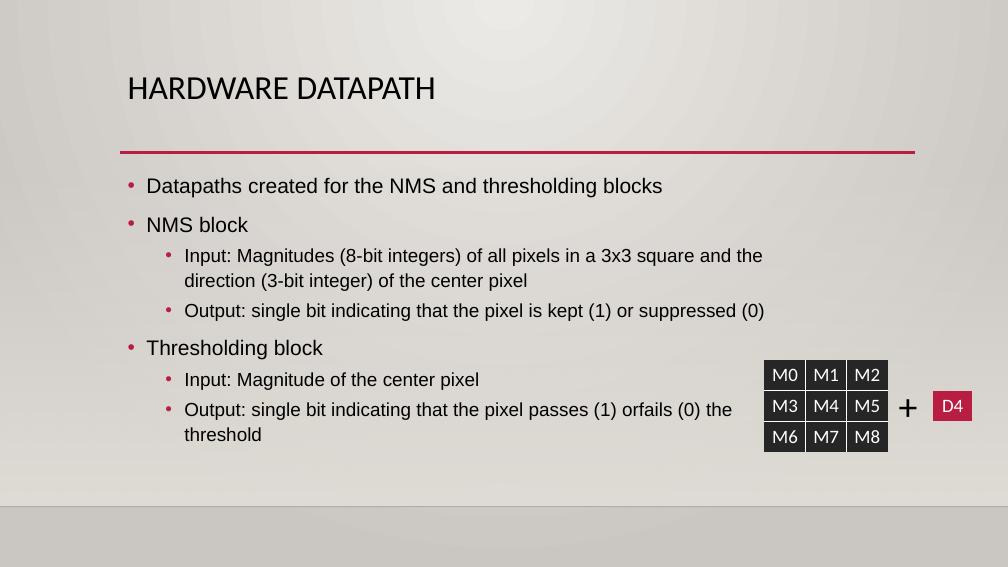
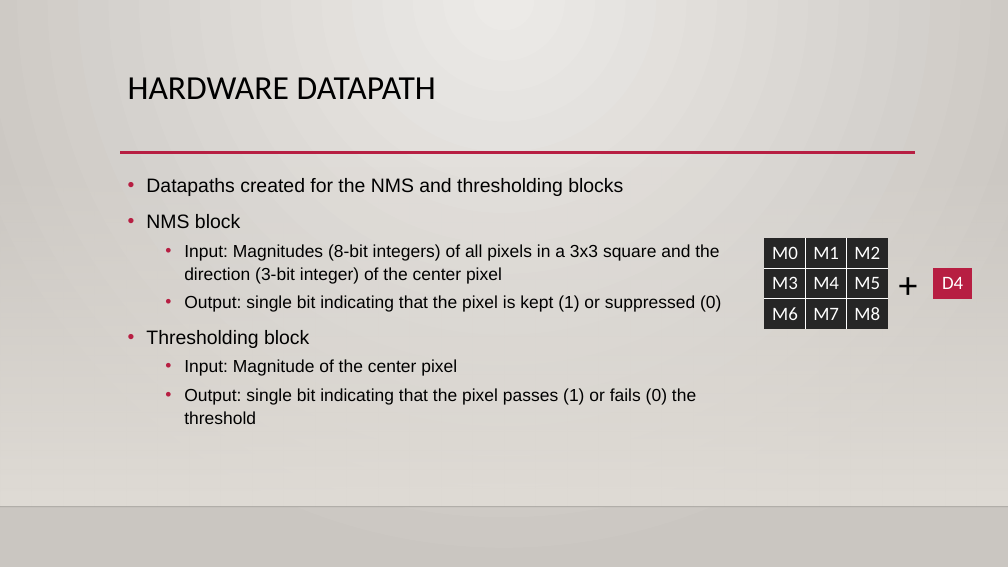
Before and after one commit to Maximus32/Reconfig-Canny, a slide deck: slide 9 of Deliverables/Canny edge detection – fpga speedup.pptx. Drawn at 1008x567 pixels with LibreOffice and Linux fonts; fonts in the diff are those of the drawing; background and template pictures are left out. Boxes give left, top, right and bottom in pixels: in the first picture for what was removed or moved away, otherwise in the second. Text is boxed around its words. In the diff, an @@ line names an element or a change of style, - is before the commit and + after.

```diff
--- a/Deliverables/Canny edge detection – fpga speedup.pptx
+++ b/Deliverables/Canny edge detection – fpga speedup.pptx
@@ text at box(146, 178, 721, 376): size 20 to 18.5 pt in "Datapaths created for the NMS and thresholding ...", "NMS block", "Thresholding block"; size 18 to 16.6 pt in "Input: Magnitudes (8-bit integers) of all pixels ...", "Output: single bit indicating that the pixel ...", "Input: Magnitude of the center pixel" @@
@@ 2 tables, 1 text: place and size @@
-2 tables, 1 text at box(765, 360, 972, 452)
+2 tables, 1 text at box(765, 237, 972, 330)
@@ text at box(184, 388, 696, 424): text changed; size 18 to 16.6 pt @@
-  • Output: single bit indicating that the pixel passes (1) orfails (0) the threshold
+  • Output: single bit indicating that the pixel passes (1) or fails (0) the threshold
```
Also in this commit, not shown: 2 other slides changed.
